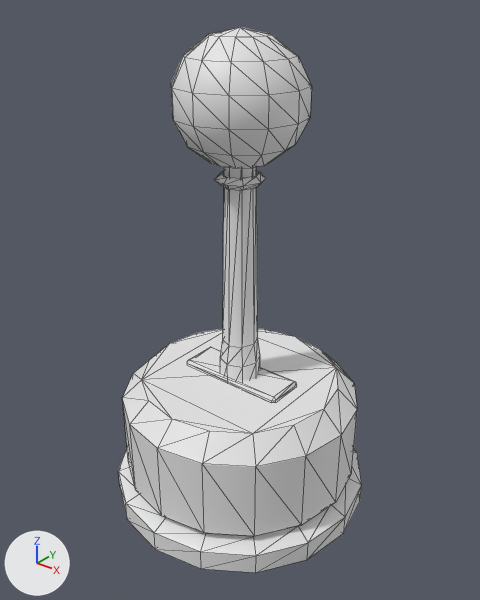
A saved change to the glTF model game/assets/models/lever.glb.
Both versions are drawn from a 50 mm camera at (0.535, -0.669, 0.738) aimed at (0.004, -0.006, 0.327). Arrows for +X, +Y and +Z are at lower left; the lights stay in place. The first picture is the older version. Mesh edges are drawn as thin lines. Vertices at exactly the same position are counted once.

The first picture shows 'lever_base', 'lever_handle'.
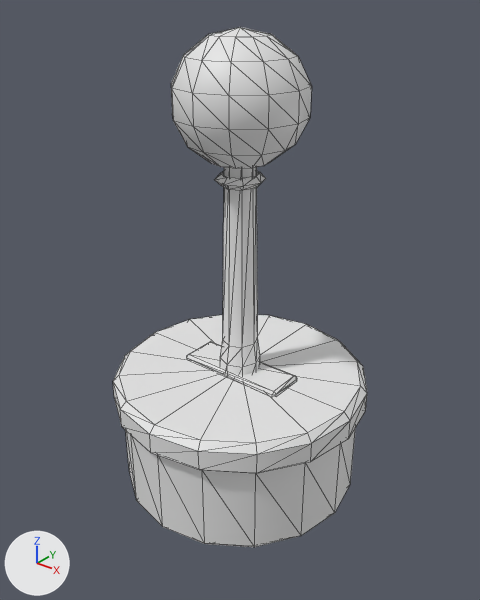
Location of each change, [x1, y1, x2, y2] in pixels of the pictures (480 x 600 px; the box of a moved part takes in the faces that stretch with it):
'lever_base', reshaped
    before: [118, 329, 362, 573]
    after: [113, 315, 367, 547]
part 1 of me_lever_base, moved or reshaped
    before: [123, 329, 357, 536]
    after: [125, 428, 356, 547]
part 2 of me_lever_base, moved or reshaped
    before: [187, 347, 297, 402]
    after: [187, 341, 297, 396]
part 3 of me_lever_base, moved or reshaped
    before: [118, 449, 362, 573]
    after: [113, 315, 367, 473]

Patch to the scene script:
```diff
--- a/game/assets/models/lever.glb.py
+++ b/game/assets/models/lever.glb.py
@@ me_lever_base @@
 # used by ob_lever_base; location = (0.0, 0.0, 0.0)
-me_lever_base.from_pydata(...)  # 138 vertices, 264 faces; spans x -0.195..0.195, y -0.195..0.195, z 0.0..0.206
+me_lever_base.from_pydata(...)  # 138 vertices, 264 faces; spans x -0.19..0.19, y -0.19..0.19, z 0.0..0.216
+# me_lever_base part 1: the loose piece of 64 vertices spanning x -0.178..0.178, y -0.178..0.178, z 0.02..0.2 is multiplied about its middle by the matrix ((1.0, 0.0, 0.0), (0.0, 1.0, 0.0), (0.0, 0.0, 1.064)), then moved by (0.0, 0.0, -0.015)
+# me_lever_base part 2: the loose piece of 24 vertices spanning x -0.085..0.085, y -0.03..0.03, z 0.194..0.206 is moved by (0.0, 0.0, 0.01)
+# me_lever_base part 3: 50 of 138 vertices moved; they spanned x -0.195..0.195, y -0.195..0.195, z 0.0..0.042 and now span x -0.19..0.19, y -0.19..0.19, z 0.17..0.21; mean shift (0.0, 0.0, 0.169); largest move (0.18, 0.075, 0.0) -> (0.176, 0.073, 0.17)
 me_lever_base.materials.append(mat_ay_housing)
```
